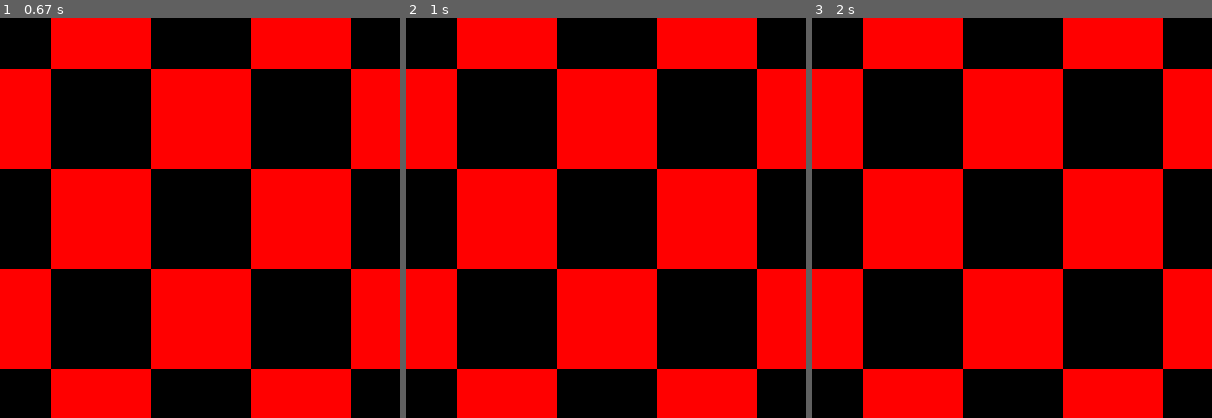
Above: before the commit, frames 1-3 (left to right).
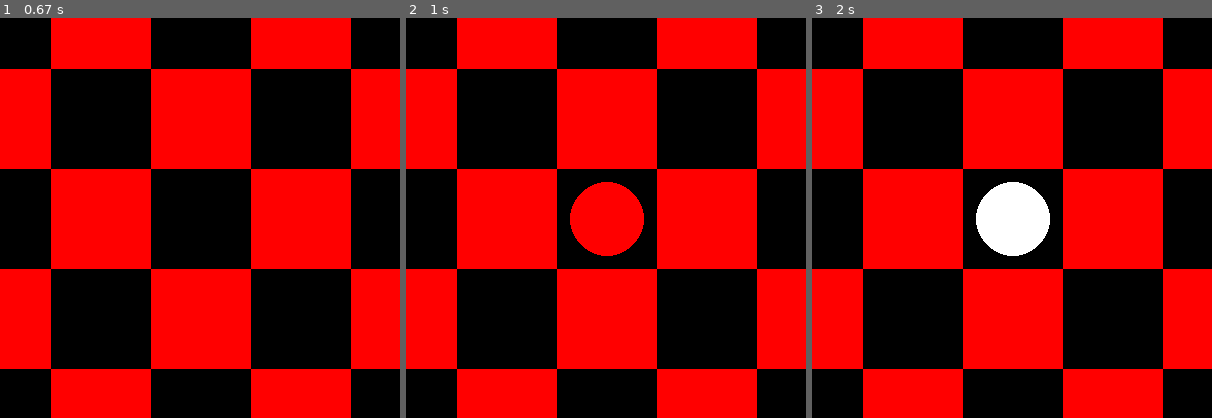
Above: after the commit, the same moments.

Repository: AcererakTheMighty/PythonProjects
Game: pygame game, started from Checkers/main.py
The game is run twice, just before and just after one commit, with the same random seed, the same clock (stepped at 60 frames per second) and the same inputs.
Inputs (mouse positions are % of the whole screen's width and height, from its top left):
- Up to frame 1 (0.67 s): no input
- Up to frame 2 (1 s): click (60, 72) at 0.88 s
- Up to frame 3 (2 s): click (52, 16) at 1.72 s
The pictures show only the part of the screen within x 19-69%, y 31-81%; the shares and areas given below are measured in that part.

Frame 1 is identical in both runs. In frame 2, 2.7% of the frame differs, in the area x 41-60%, y 41-60%; in frame 3, 2.7%.

Commit message:
Continued the Checkers AI Project

Diff:
--- a/Checkers/checkersinner/board.py
+++ b/Checkers/checkersinner/board.py
@@ -1,5 +1,6 @@
 import pygame
-from .constants import BLACK, ROWS, RED, SQUARE_SIZE
+from checkersinner.constants import BLACK, ROWS, RED, SQUARE_SIZE, COLS, WHITE
+from checkersinner.piece import Piece
 
 class Board:
     def __init__(self):
@@ -7,12 +8,46 @@
         self.selected_piece = None
         self.red_left = self.white_left = 12
         self.red_kings = self.white_kings = 0
+        self.create_board()
 
     def draw_squares(self, win):
         win.fill(BLACK)
         for row in range(ROWS):
-            for col in range(row % 2, ROWS, 2):
+            for col in range(row % 2, COLS, 2):
                 pygame.draw.rect(win, RED, (row*SQUARE_SIZE, col*SQUARE_SIZE, SQUARE_SIZE, SQUARE_SIZE))
 
-    def create_board():
-        pass
+    def move(self, piece, row, col):
+        self.board[piece.row][piece.col], self.board[row][col] = self.board[row][col], self.board[piece.row][piece.col]
+        piece.move(row, col)
+
+        if row == ROWS or row == 0:
+            piece.make_king()
+            if piece.color == WHITE:
+                self.white_kings += 1
+            else:
+                self.red_kings += 1
+
+    def get_piece(self, row, col):
+        return self.board[row][col]
+
+    def create_board(self):
+        for row in range(ROWS):
+            self.board.append([])
+            for col in range(COLS):
+                if col % 2 == ((row + 1) % 2):
+                    if row < 3:
+                        self.board[row].append(Piece(row,col, WHITE))
+                    elif row > 4:
+                        self.board[row].append(Piece(row, col, RED))
+                    else:
+                        self.board[row].append(0)
+                else:
+                    self.board[row].append(0)
+
+    def draw(self, win):
+        self.draw_squares(win)
+        for row in range(ROWS):
+            for col in range(COLS):
+                piece = self.board[row][col]
+                if piece != 0:
+                    piece.draw(win)
--- a/Checkers/checkersinner/constants.py
+++ b/Checkers/checkersinner/constants.py
@@ -10,3 +10,5 @@
 BLACK = (0, 0, 0)
 BLUE = (0, 0, 255)
 GREY = (128, 128, 128)
+
+CROWN =pygame.transform.scale(pygame.image.load('assets/crown.png'), (45, 25))
--- a/Checkers/checkersinner/piece.py
+++ b/Checkers/checkersinner/piece.py
@@ -1,8 +1,8 @@
-from .constants import RED, WHITE, SQUARE_SIZE, GREY
+from checkersinner.constants import RED, WHITE, SQUARE_SIZE, GREY, CROWN
 import pygame
 
 class Piece:
-    PADDING = 10
+    PADDING = 15
     OUTLINE = 2
 
     def __init__(self, row, col, color):
@@ -31,6 +31,13 @@
         radius = SQUARE_SIZE//2 - self.PADDING
         pygame.draw.circle(win, GREY, (self.x, self.y), radius)
         pygame.draw.circle(win, self.color, (self.x, self.y), radius + self.OUTLINE)
+        if self.king:
+            win.blit(CROWN, (self.x - CROWN.get_width()//2, self.y - CROWN.get_height//2))
+
+    def move(self, row, col):
+        self.row = row
+        self.col = col
+        self.calc_pos()
 
     def __repr__(self):
         return str(self.color)
--- a/Checkers/main.py
+++ b/Checkers/main.py
@@ -1,16 +1,29 @@
 import pygame
-from checkersinner.constants import WIDTH, HEIGHT
+from checkersinner.constants import WIDTH, HEIGHT, SQUARE_SIZE
 from checkersinner.board import Board
+
+
 
 FPS = 60
 
 WIN = pygame.display.set_mode((WIDTH, HEIGHT))
 pygame.display.set_caption('Checkers')
 
+
+def get_row_col_from_mouse(pos):
+    x, y = pos
+    row = y // SQUARE_SIZE
+    col = x // SQUARE_SIZE
+    return row, col
+
+
 def main():
     run = True
     clock = pygame.time.Clock()
     board = Board()
+
+    piece = board.get_piece(0,1)
+
 
     while run:
         clock.tick(FPS)
@@ -20,9 +33,12 @@
                 run = False
 
             if event.type == pygame.MOUSEBUTTONDOWN:
-                pass
+                pos = pygame.mouse.get_pos()
+                row, col = get_row_col_from_mouse(pos)
+                piece = board.get_piece(row, col)
+                board.move(piece, 4, 3)
 
-        board.draw_squares(WIN)
+        board.draw(WIN)
         pygame.display.update()
 
     pygame.quit()
Binary file added: assets/crown.png
